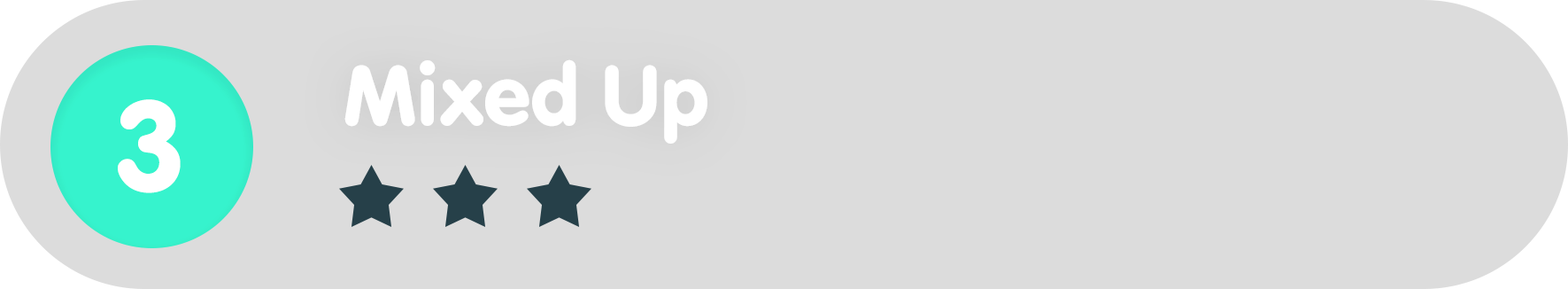
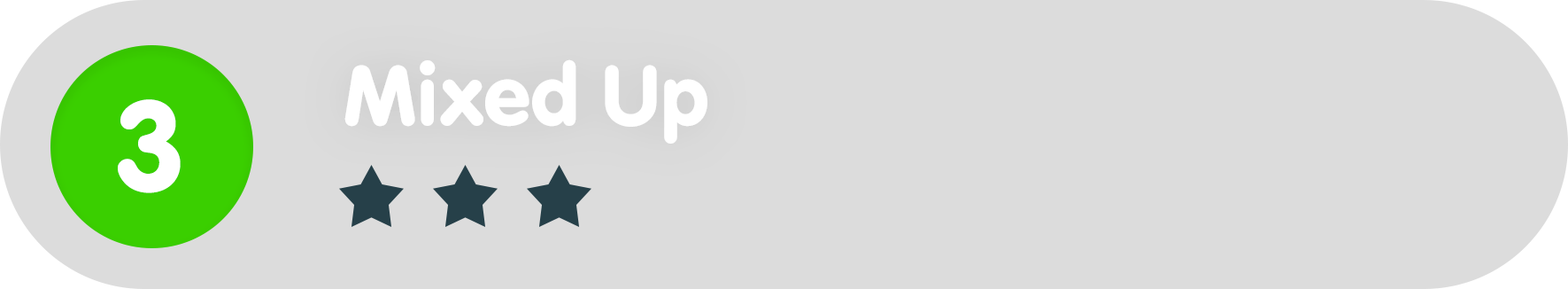
The second 1568 x 289 image is a revision of the first. Changes to its layers:
painted on "Ellipse_green" over left=50, top=45, right=254, bottom=248
